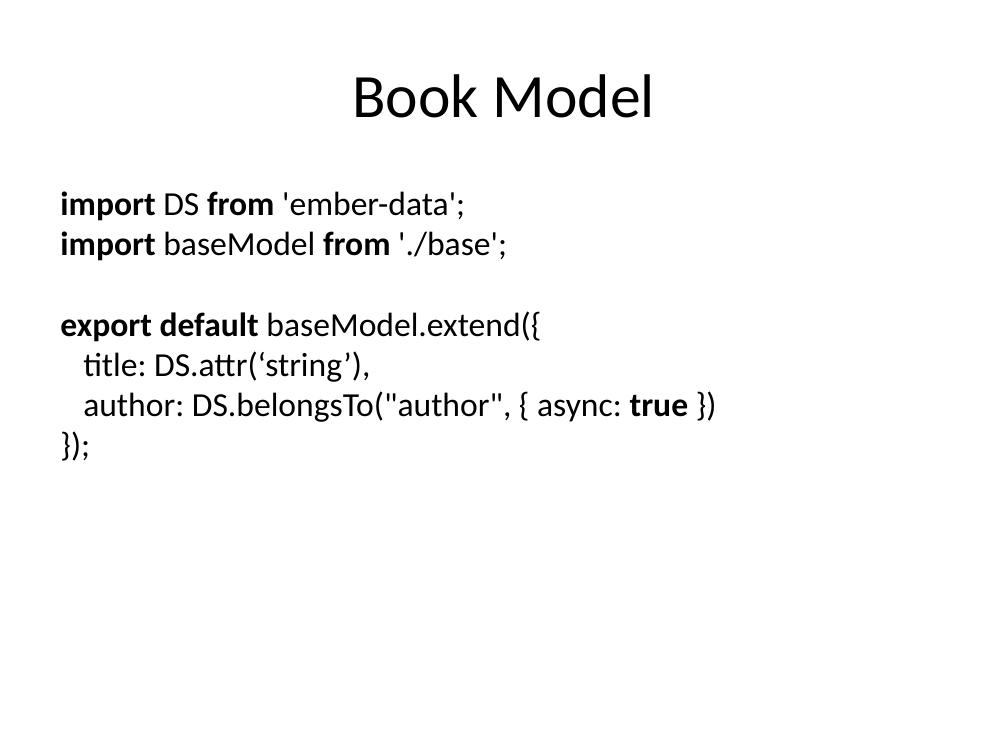
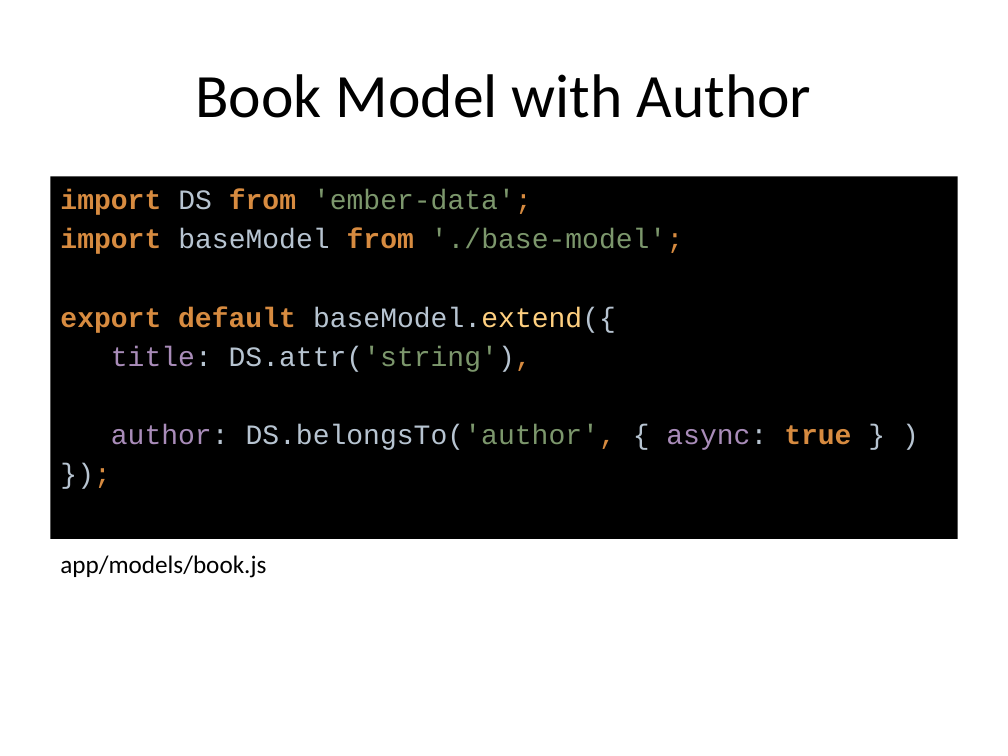
Before and after one commit to cah-brian-gantzler/ember-data-demo1, a slide deck: slide 22 of ember-data-demo1.pptx. Drawn at 1008x756 pixels with LibreOffice and Linux fonts; fonts in the diff are those of the drawing. Boxes give left, top, right and bottom in pixels: in the first picture for what was removed or moved away, otherwise in the second. Text is boxed around its words. In the diff, an @@ line names an element or a change of style, - is before the commit and + after.

```diff
--- a/ember-data-demo1.pptx
+++ b/ember-data-demo1.pptx
@@ title at box(195, 74, 812, 118): text changed @@
-Book Model
+Book Model with Author
@@ text "import DS from 'ember-data';": place and size @@
-text "import DS from 'ember-data';" at box(60, 191, 688, 422)
+text "import DS from 'ember-data';" at box(50, 176, 958, 539)
@@ text "import DS from 'ember-data';" at box(50, 176, 958, 539): fill none to #000000 @@
@@ text at box(60, 189, 851, 450): text changed; size 24 to 20 pt; font Calibri to Courier New; text colour #000000 to #B7C4D1 @@
-import DS from 'ember-data';
-import baseModel from './base';
-export default baseModel.extend({
-title: DS.attr(‘string’),
-author: DS.belongsTo("author", { async: true })
-});
+import DS from 'ember-data';
+import baseModel from './base-model';
+export default baseModel.extend({
+title: DS.attr('string'),
+author: DS.belongsTo('author', { async: true } )
+});
@@ text added at box(60, 555, 266, 578), 18 pt, text #000000 @@
+app/models/book.js
```
Also in this commit, not shown: 20 other slides changed, 8 slides added, 9 slides removed, 10 other files.
